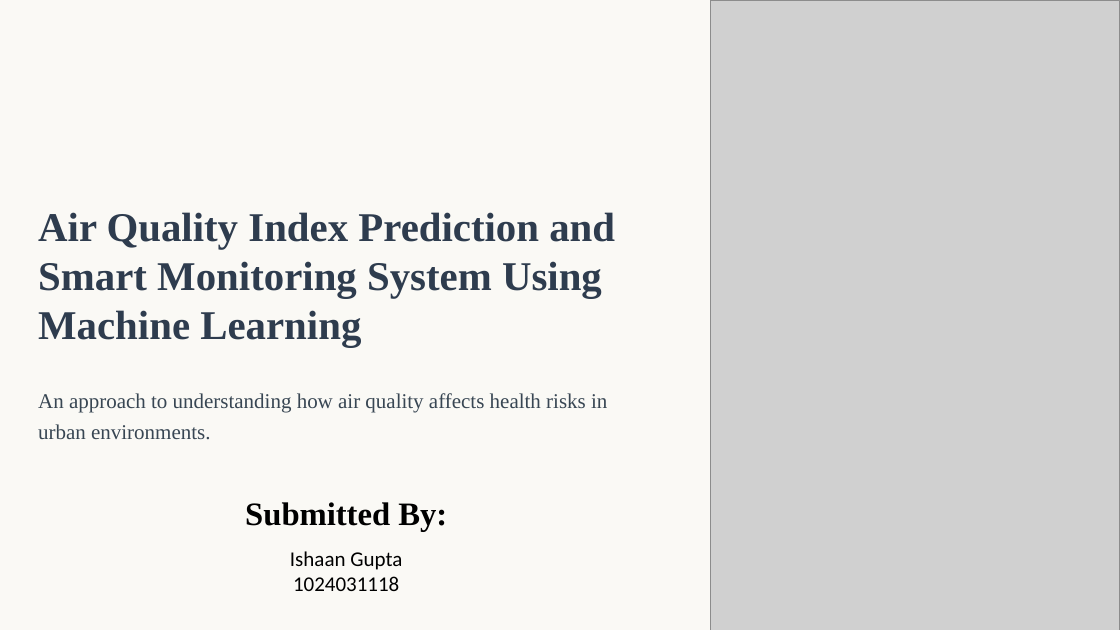
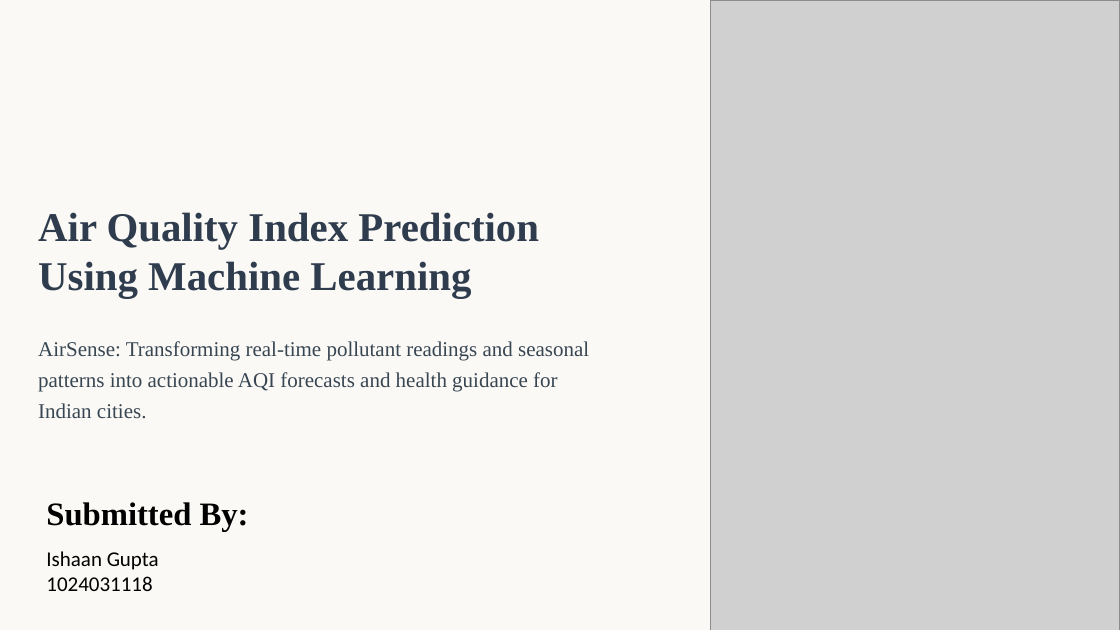
Before and after one commit to ishaangupta122/aqi-system, a slide deck: slide 1 of documents/aqi_ppt.pptx. Drawn at 1120x630 pixels with LibreOffice and Linux fonts; fonts in the diff are those of the drawing; grey boxes stand for pictures. Boxes give left, top, right and bottom in pixels: in the first picture for what was removed or moved away, otherwise in the second. Text is boxed around its words. In the diff, an @@ line names an element or a change of style, - is before the commit and + after.

```diff
--- a/documents/aqi_ppt.pptx
+++ b/documents/aqi_ppt.pptx
@@ text at (x1=38, y1=212, x2=539, y2=298): text changed @@
-Air Quality Index Prediction and Smart Monitoring System Using Machine Learning
+Air Quality Index Prediction Using Machine Learning
@@ text at (x1=38, y1=341, x2=589, y2=418): text changed @@
-An approach to understanding how air quality affects health risks in urban environments.
+AirSense: Transforming real-time pollutant readings and seasonal patterns into actionable AQI forecasts and health guidance for Indian cities.
@@ text "Submitted By:" moved from (x1=245, y1=502, x2=447, y2=531) to (x1=46, y1=502, x2=249, y2=531) @@
@@ text "Submitted By:" at (x1=46, y1=502, x2=249, y2=531): alignment centre to left @@
@@ text "Ishaan Gupta" moved from (x1=290, y1=551, x2=402, y2=591) to (x1=46, y1=551, x2=159, y2=591) @@
@@ text "Ishaan Gupta" at (x1=46, y1=551, x2=159, y2=591): alignment centre to left @@
```
Also in this commit, not shown: 7 other slides changed, 3 other files.
